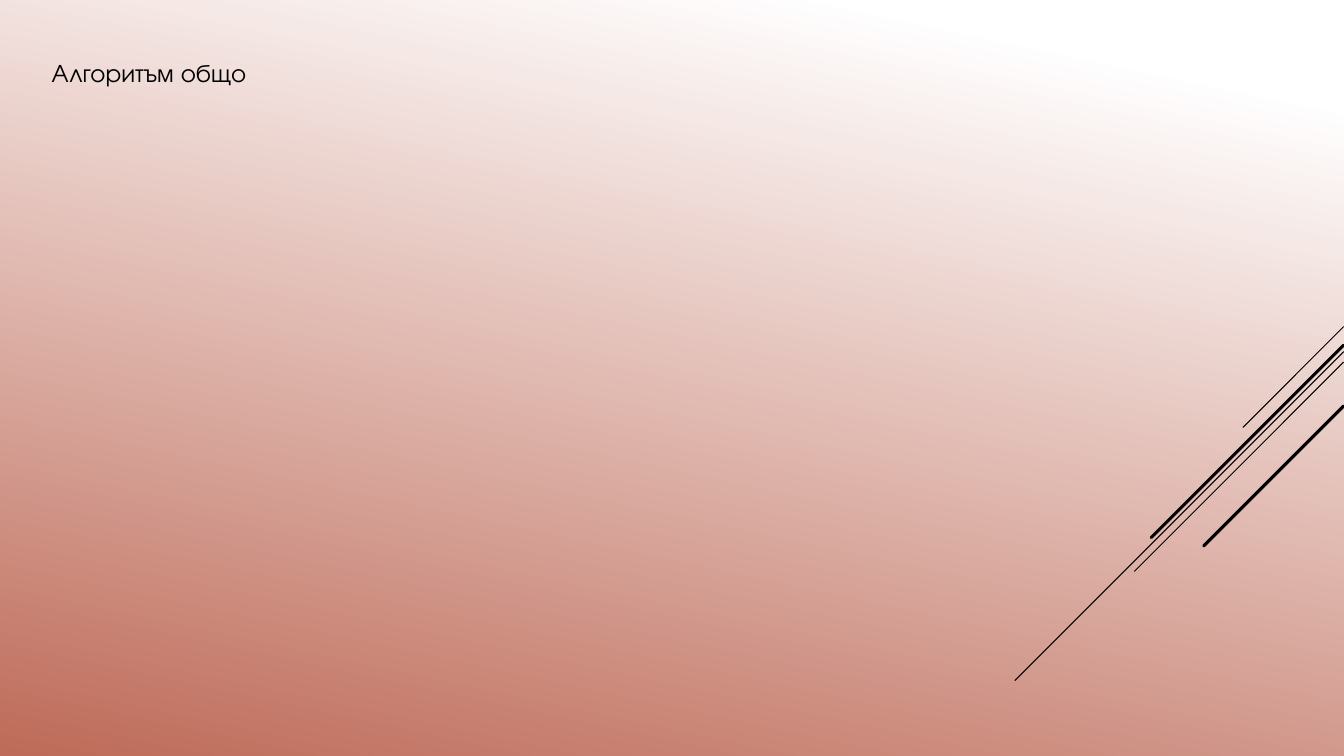
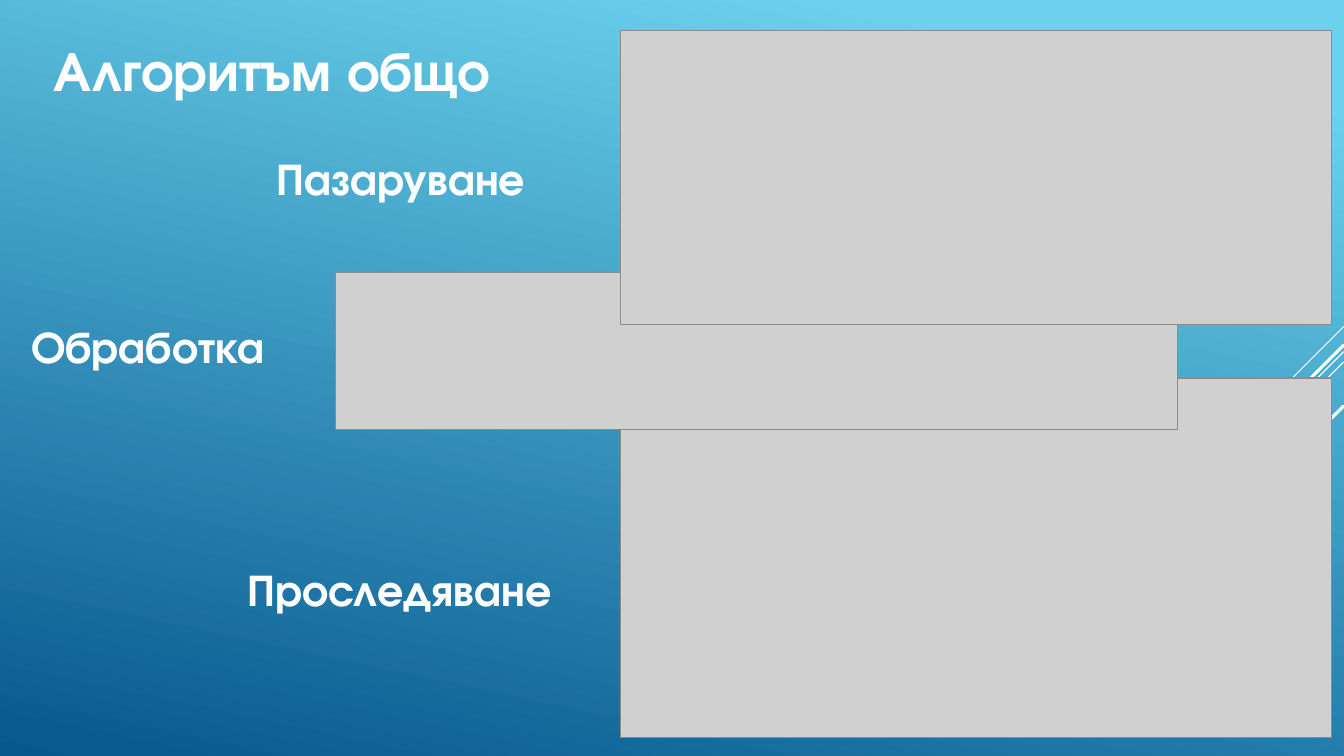
Before and after one commit to pgee-dzi2024/Theme_03, a slide deck: slide 8 of 03 Айсел Фейзи/Защита теория.pptx. Drawn at 1344x756 pixels with LibreOffice and Linux fonts; fonts in the diff are those of the drawing; grey boxes stand for pictures. Boxes give left, top, right and bottom in pixels: in the first picture for what was removed or moved away, otherwise in the second. Text is boxed around its words. In the diff, an @@ line names an element or a change of style, - is before the commit and + after.

```diff
--- a/03 Айсел Фейзи/Защита теория.pptx
+++ b/03 Айсел Фейзи/Защита теория.pptx
@@ background gradient #FFFFFF to #C26A56 to gradient #6ED2EB to #06588E @@
@@ text "Алгоритъм общо" moved from (x1=52, y1=65, x2=246, y2=87) to (x1=53, y1=53, x2=490, y2=101) @@
@@ text "Алгоритъм общо" at (x1=53, y1=53, x2=490, y2=101): size 18 to 40 pt, text colour #000000 to #FFFFFF, bold on @@
@@ picture added at (x1=621, y1=30, x2=1332, y2=325) @@
@@ text added at (x1=276, y1=164, x2=525, y2=203), 32 pt, text #FFFFFF, bold @@
+Пазаруване
@@ picture added at (x1=336, y1=272, x2=1178, y2=430) @@
@@ line (1344, 327) - (1243, 427): stroke #000000 0.75 pt to #FFFFFF 0.75 pt @@
@@ text added at (x1=31, y1=332, x2=265, y2=371), 32 pt, text #FFFFFF, bold @@
+Обработка
@@ line (1344, 352) - (1015, 681): stroke #000000 0.75 pt to #FFFFFF 0.75 pt @@
@@ line (1344, 345) - (1151, 537): stroke #000000 2.25 pt to #FFFFFF 2.25 pt @@
@@ picture added at (x1=621, y1=378, x2=1332, y2=738) @@
@@ line (1344, 362) - (1135, 572): stroke #000000 0.75 pt to #FFFFFF 0.75 pt @@
@@ line (1344, 406) - (1204, 546): stroke #000000 2.25 pt to #FFFFFF 2.25 pt @@
@@ text added at (x1=247, y1=575, x2=551, y2=614), 32 pt, text #FFFFFF, bold @@
+Проследяване
```
Also in this commit, not shown: 6 other slides changed, 3 slides added, 3 slides removed, 4 other files.
